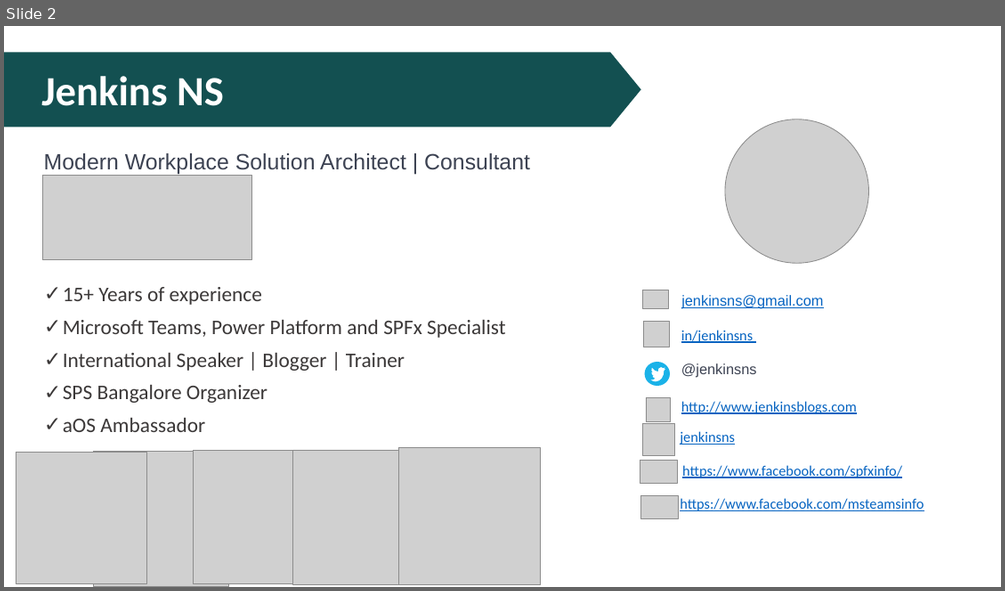
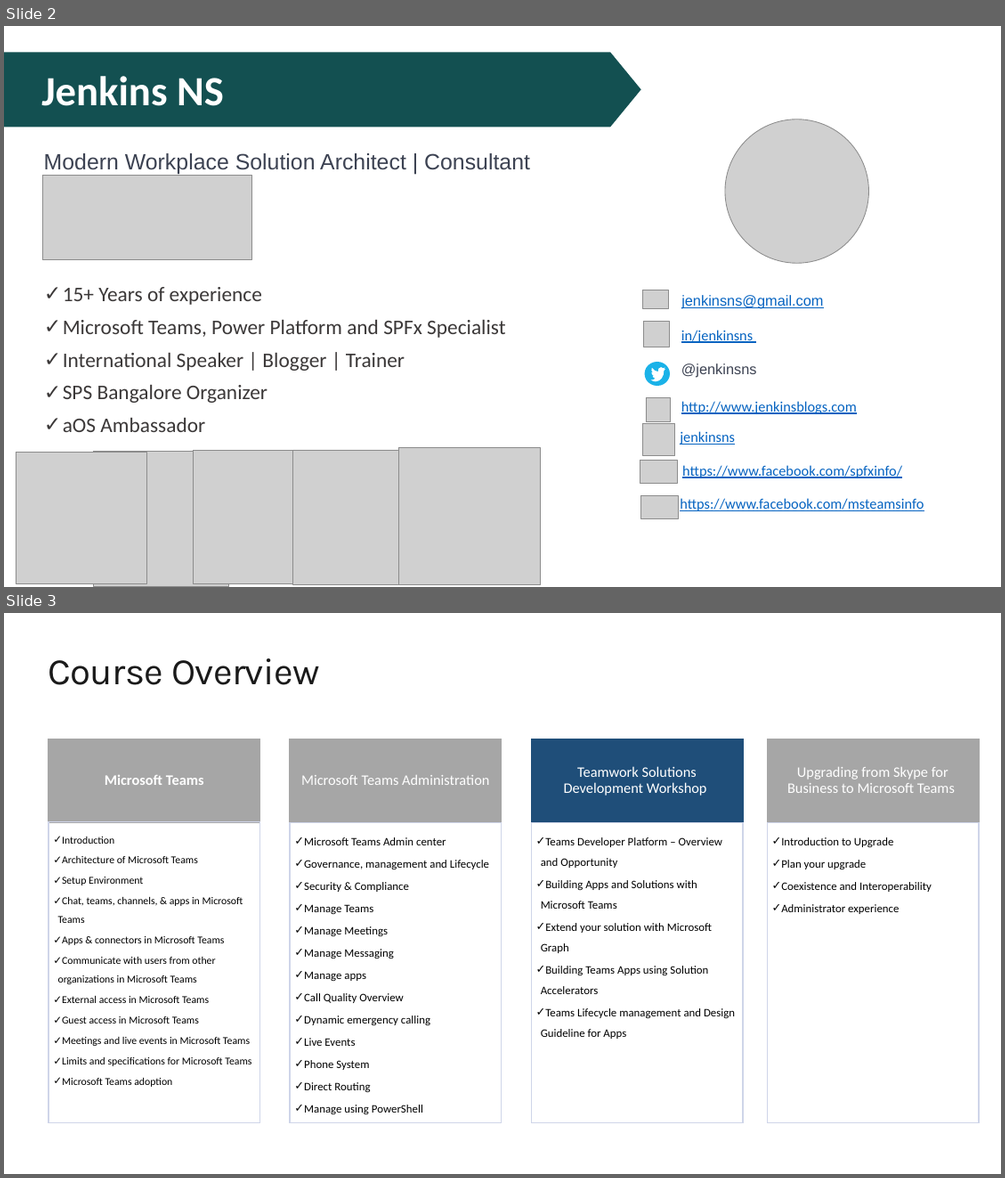
Before and after one commit to JPOWER4/MicrosoftTeams, a slide deck: MicrosoftTeams-Development.pptx. Shown one above the other, each under a label of ours: slide 2 before the commit, slides 2 and 3 after it. The pictures are 1005x591 and 1005x1178 pixels, drawn with LibreOffice and Linux fonts; fonts in the diff are those of the drawing; grey boxes stand for pictures. Boxes give left, top, right and bottom in pixels: in the first picture for what was removed or moved away, otherwise in the second. Text is boxed around its words. In the diff, an @@ line names an element or a change of style, - is before the commit and + after.

```diff
--- a/MicrosoftTeams-Development.pptx
+++ b/MicrosoftTeams-Development.pptx
@@ slide 3 added at box(4, 613, 1001, 1174), background #FFFFFF @@
@@ title added at box(48, 658, 319, 685), 36 pt, text #1A1A1A @@
+Course Overview
@@ freeform shape added at box(48, 739, 259, 822), fill #A6A6A6, outline #A6A6A6 1 pt, 14 pt, text #FFFFFF, bold @@
+Microsoft Teams
@@ freeform shape added at box(290, 739, 502, 822), fill #A6A6A6, outline #A6A6A6 1 pt, 14 pt, text #FFFFFF @@
+Microsoft Teams Administration
@@ freeform shape added at box(531, 739, 743, 822), fill #1F4E79, outline #1F4E79 1 pt, 14 pt, text #FFFFFF @@
+Teamwork Solutions Development Workshop
@@ freeform shape added at box(767, 739, 979, 822), fill #A6A6A6, outline #A6A6A6 1 pt, 14 pt, text #FFFFFF @@
+Upgrading from Skype for Business to Microsoft Teams
@@ freeform shape added at box(48, 822, 259, 1123), outline #CFD5EA 1 pt, 10.1 pt, text #000000 @@
+  ✓ Introduction
+  ✓ Architecture of Microsoft Teams
+  ✓ Setup Environment
+  ✓ Chat, teams, channels, & apps in Microsoft Teams
+  ✓ Apps & connectors in Microsoft Teams
+  ✓ Communicate with users from other organizations in Microsoft Teams
+  ✓ External access in Microsoft Teams
+  ✓ Guest access in Microsoft Teams
+  ✓ Meetings and live events in Microsoft Teams
+  ✓ Limits and specifications for Microsoft Teams
+  ✓ Microsoft Teams adoption
@@ freeform shape added at box(290, 822, 502, 1123), outline #CFD5EA 1 pt, 11 pt, text #000000 @@
+  ✓ Microsoft Teams Admin center
+  ✓ Governance, management and Lifecycle
+  ✓ Security & Compliance
+  ✓ Manage Teams
+  ✓ Manage Meetings
+  ✓ Manage Messaging
+  ✓ Manage apps
+  ✓ Call Quality Overview
+  ✓ Dynamic emergency calling
+  ✓ Live Events
+  ✓ Phone System
+  ✓ Direct Routing
+  ✓ Manage using PowerShell
@@ freeform shape added at box(531, 822, 743, 1123), outline #CFD5EA 1 pt, 11 pt, text #000000 @@
+  ✓ Teams Developer Platform – Overview and Opportunity
+  ✓ Building Apps and Solutions with Microsoft Teams
+  ✓ Extend your solution with Microsoft Graph
+  ✓ Building Teams Apps using Solution Accelerators
+  ✓ Teams Lifecycle management and Design Guideline for Apps
@@ freeform shape added at box(767, 822, 979, 1123), outline #CFD5EA 1 pt, 11 pt, text #000000 @@
+  ✓ Introduction to Upgrade
+  ✓ Plan your upgrade
+  ✓ Coexistence and Interoperability
+  ✓ Administrator experience
```
Also in this commit, not shown: 1 slide changed, 1 other slide added, 4 slides removed, 3 other files.
